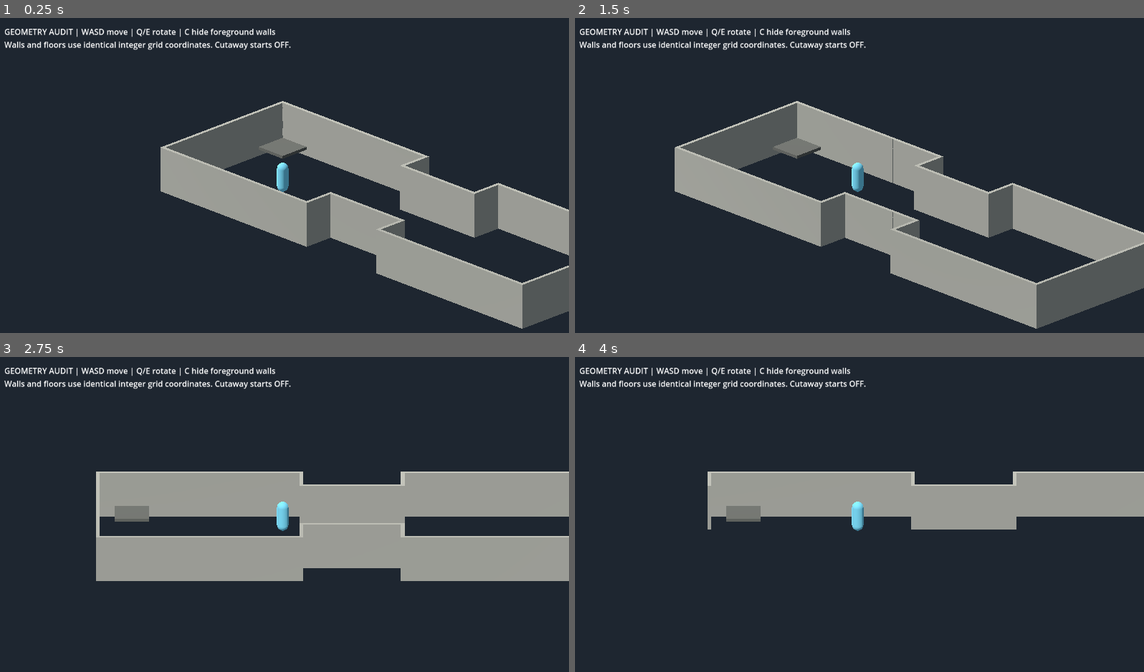
Above: before the commit, frames 1-4 (two rows, left to right).
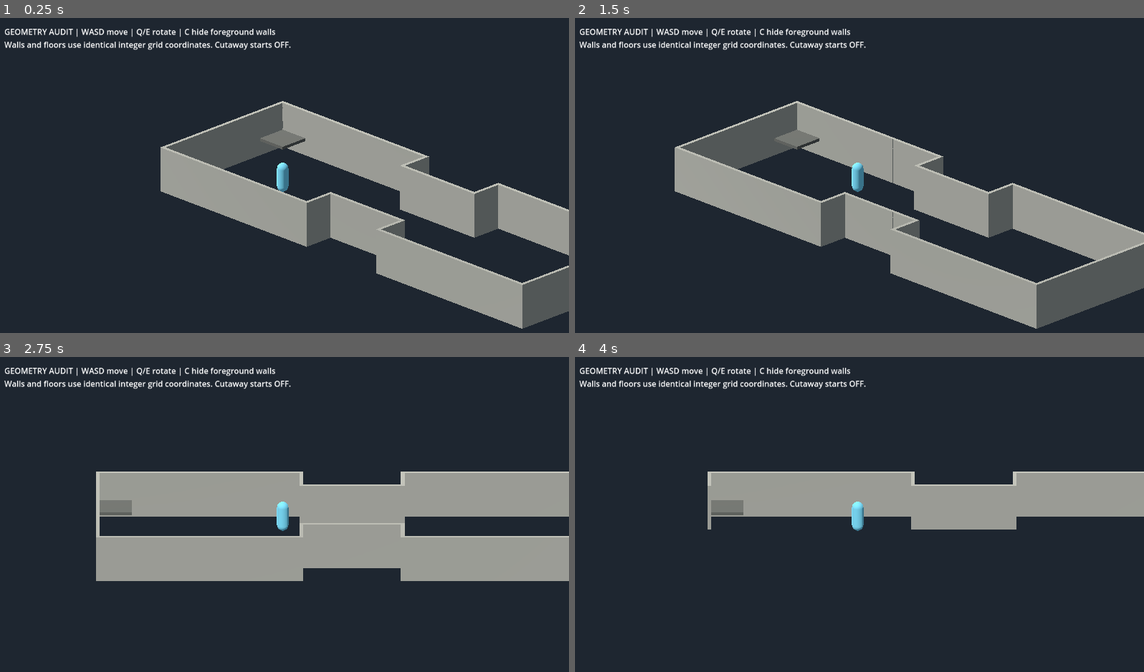
Above: after the commit, the same moments.

Repository: Jonty303/Project-Gauntlands
Game: Godot game, scene res://scenes/grid_geometry_audit_25d.tscn
Same seed, same stepped clock (60 frames per second), same inputs: the game is played once before the commit and once after it. This scene is started directly instead of the project's main scene.
Inputs (mouse positions are in pixels of both pictures, inside the frame that each line leads up to):
- Up to frame 1 (0.25 s): no input
- Up to frame 2 (1.5 s): tap Enter (ui_accept) at 0.5, 0.77 s; move the mouse to (984, 162) at 0.52 s; hold D (move_right) 0.53-1.25 s; hold Space (attack) 0.53-1.25 s; click (984, 162) at 0.67 s; drag from (745, 194) to (831, 241) at 1.27 s
- Up to frame 3 (2.75 s): tap Enter (ui_accept) at 2 s; move the mouse to (341, 448) at 2.02 s; hold D (move_right) from 2.03 s (still down); tap Q (target_previous) at 2.1 s
- Up to frame 4 (4 s): release D (move_right) at 2.75 s; drag from (831, 580) to (683, 470) at 2.77 s; tap Enter (ui_accept) at 3.5, 3.77 s; move the mouse to (1030, 564) at 3.52 s; hold A (move_left) from 3.53 s (still down); tap C at 3.6 s

The runs differ from the first frame. In frame 1, 0.4% of the frame differs, in the area x 45-54%, y 35-45%; in frame 2, 0.4%; in frame 3, 0.4%, in the area x 17-27%, y 45-53%; in frame 4, 0.4%.
Error in both runs: Assertion failed: GridMap floor centre disagrees with wall coordinate convention (res://scripts/grid_geometry_audit_25d.gd:59)

Commit message:
Correct GridMap cell origin: disable X/Z centering to align floor tile centers with integer world grid

Diff:
--- a/scripts/grid_geometry_audit_25d.gd
+++ b/scripts/grid_geometry_audit_25d.gd
@@ -46,9 +46,9 @@
     grid.name = "AuthoritativeFloorGrid"
     grid.mesh_library = library
     grid.cell_size = Vector3(CELL,CELL,CELL)
-    grid.cell_center_x = true
+    grid.cell_center_x = false
     grid.cell_center_y = true
-    grid.cell_center_z = true
+    grid.cell_center_z = false
     add_child(grid)
     for key in occupied:
         var cell: Vector2i = key
